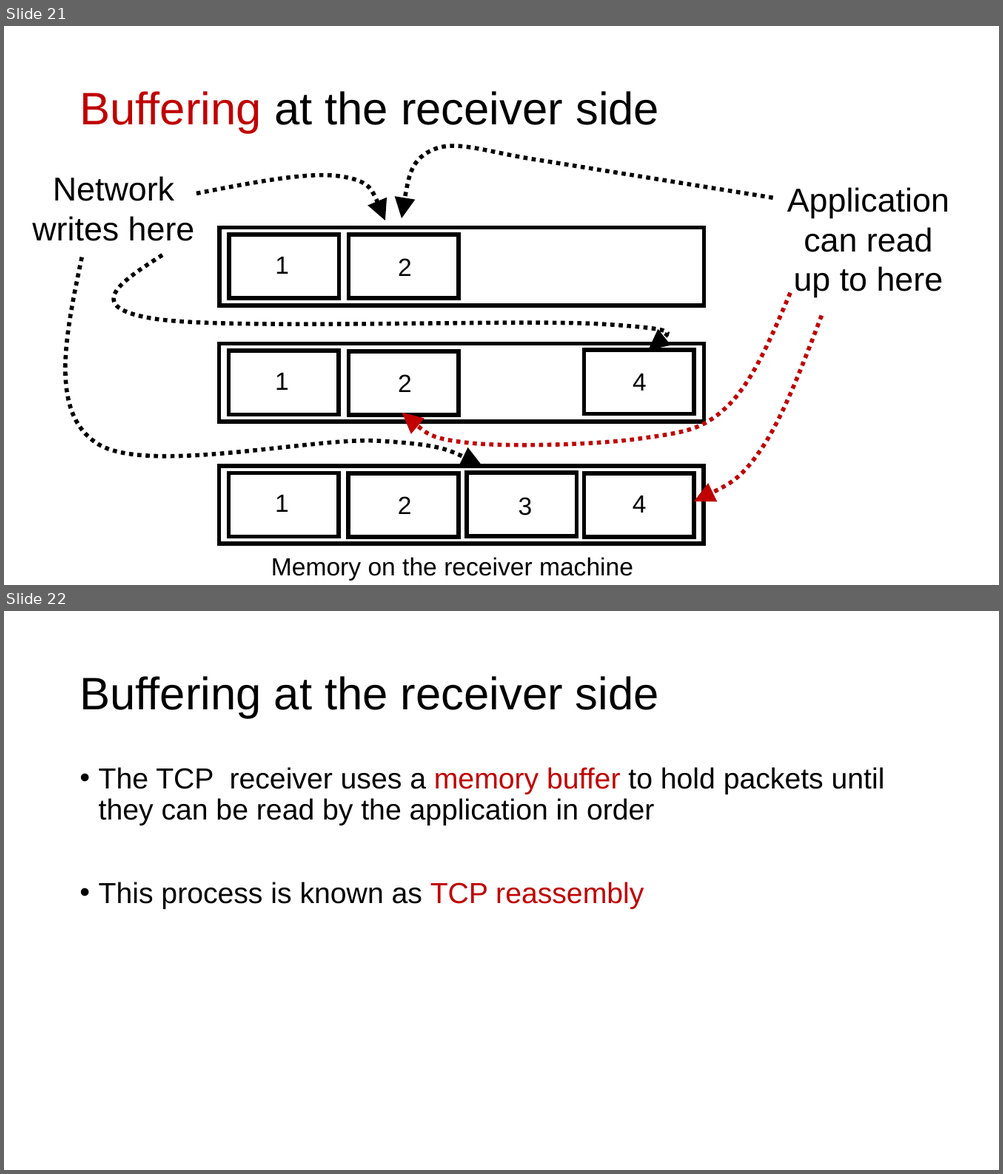
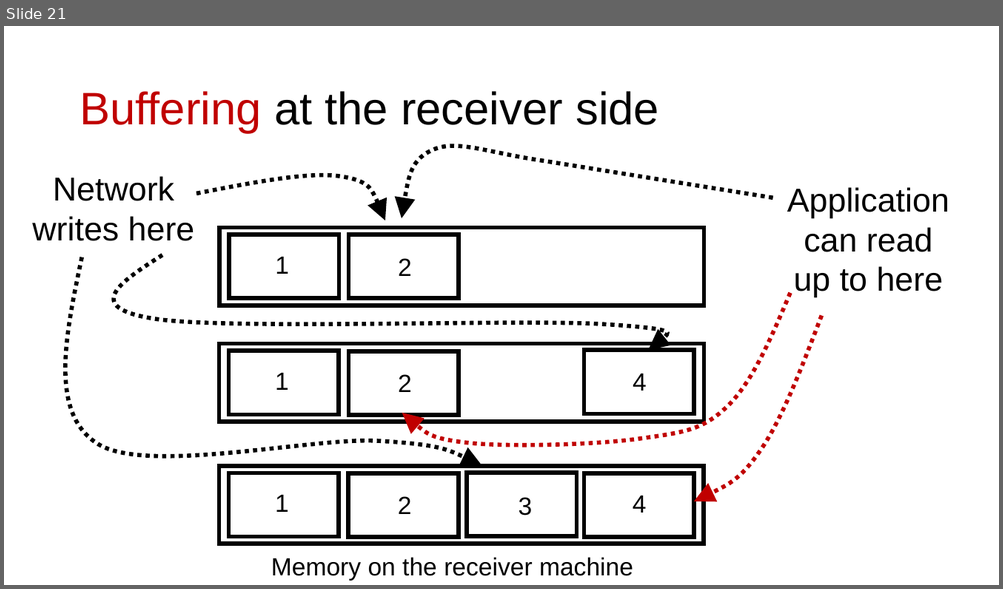
Before and after one commit to ngsrinivas/coursegen, a slide deck: ex/552-F19/lectures/05-transport.pptx. Shown one above the other, each under a label of ours: slides 21 and 22 before the commit, slide 21 after it. The pictures are 1003x1174 and 1003x589 pixels, drawn with LibreOffice and Linux fonts; fonts in the diff are those of the drawing. Boxes give left, top, right and bottom in pixels: in the first picture for what was removed or moved away, otherwise in the second. Text is boxed around its words. In the diff, an @@ line names an element or a change of style, - is before the commit and + after.

```diff
--- a/ex/552-F19/lectures/05-transport.pptx
+++ b/ex/552-F19/lectures/05-transport.pptx
@@ slide 22 removed at bbox=[4, 611, 999, 1170], background #FFFFFF @@
@@ title removed at bbox=[79, 676, 659, 718] @@
-Buffering at the receiver side
@@ text removed at bbox=[99, 767, 885, 909] @@
-• The TCP receiver uses a memory buffer to hold packets until they can be read by the application in order
-• This process is known as TCP reassembly
```
Also in this commit, not shown: 1 slide changed, 27 other slides removed, 3 other files.
